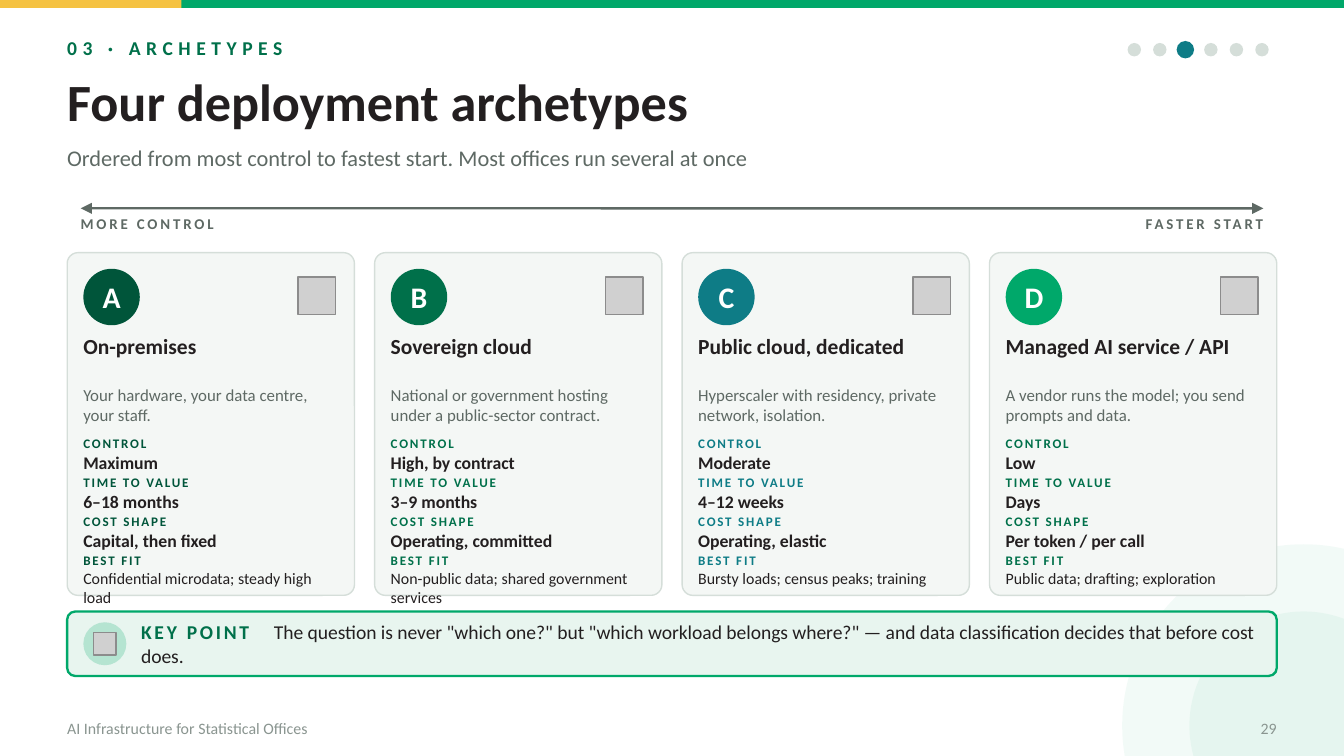
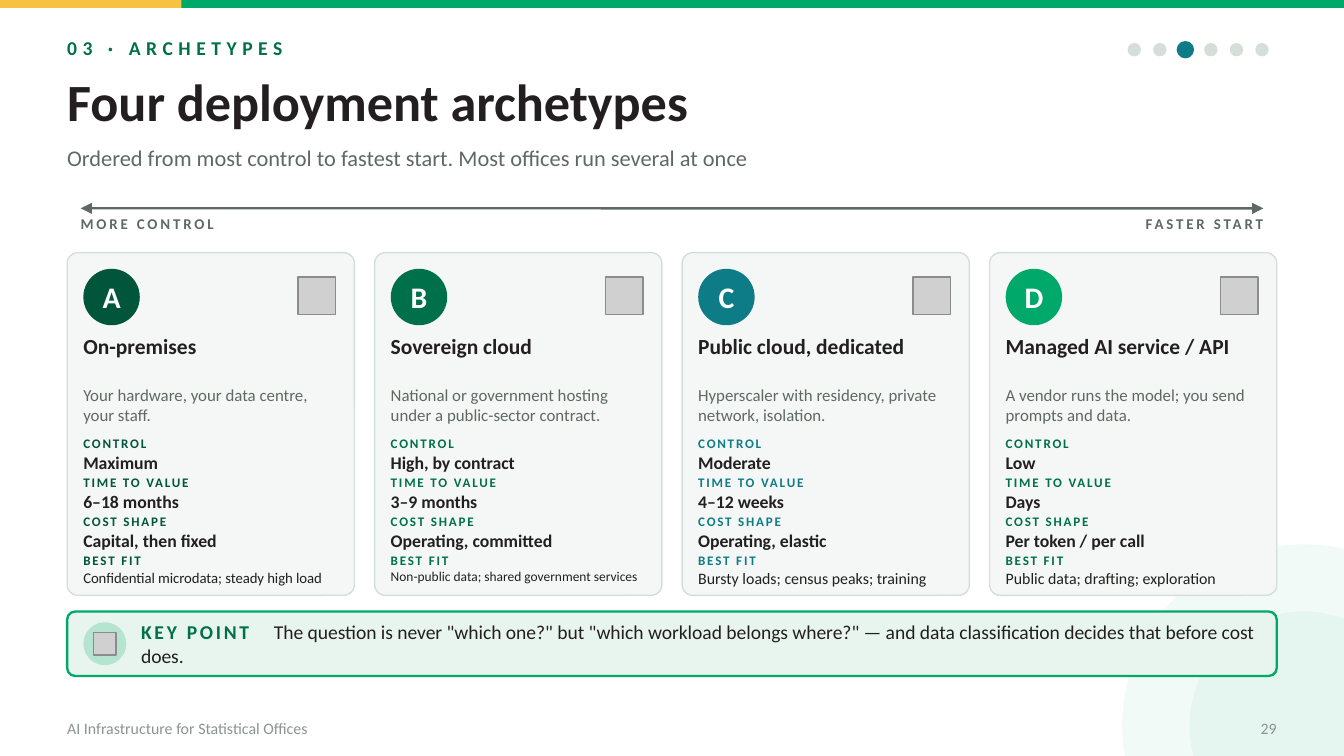
Before and after one commit to datainnov4africa-web/stg17-workshop, a slide deck: slide 29 of docs/downloads/Day1/1400_ai-infrastructure_EN.pptx. Drawn at 1344x756 pixels with LibreOffice and Linux fonts; fonts in the diff are those of the drawing; grey boxes stand for pictures. Boxes give left, top, right and bottom in pixels: in the first picture for what was removed or moved away, otherwise in the second. Text is boxed around its words. In the diff, an @@ line names an element or a change of style, - is before the commit and + after.

```diff
--- a/docs/downloads/Day1/1400_ai-infrastructure_EN.pptx
+++ b/docs/downloads/Day1/1400_ai-infrastructure_EN.pptx
@@ text "Confidential microdata; steady high load" at <box>83,572,322,586</box>: size 8.5 to 7.9 pt @@
@@ text "Non-public data; shared government services" at <box>391,571,638,584</box>: size 8.5 to 7.2 pt @@
```
Also in this commit, not shown: 5 other slides changed, 28 other files.
